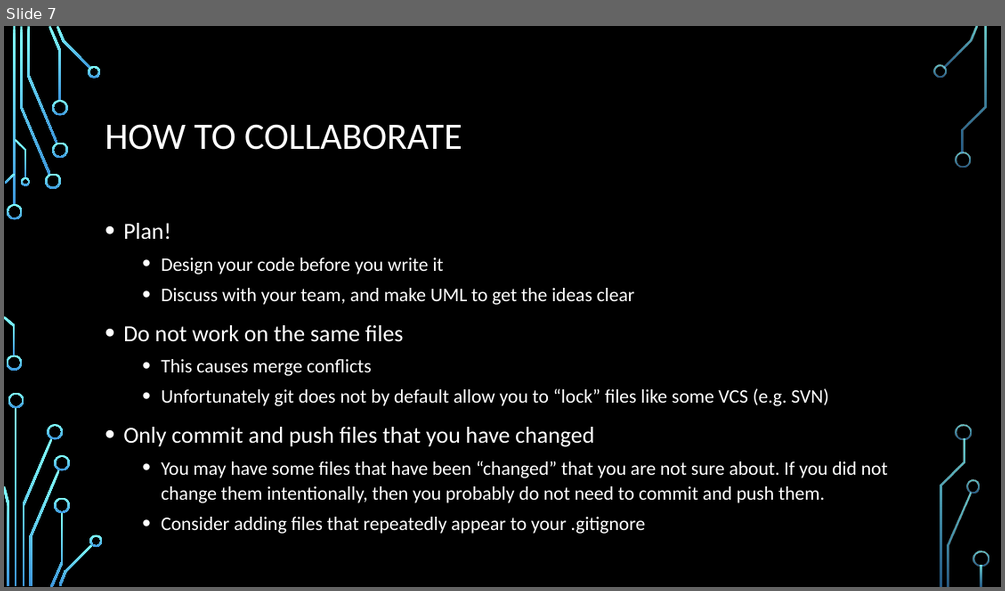
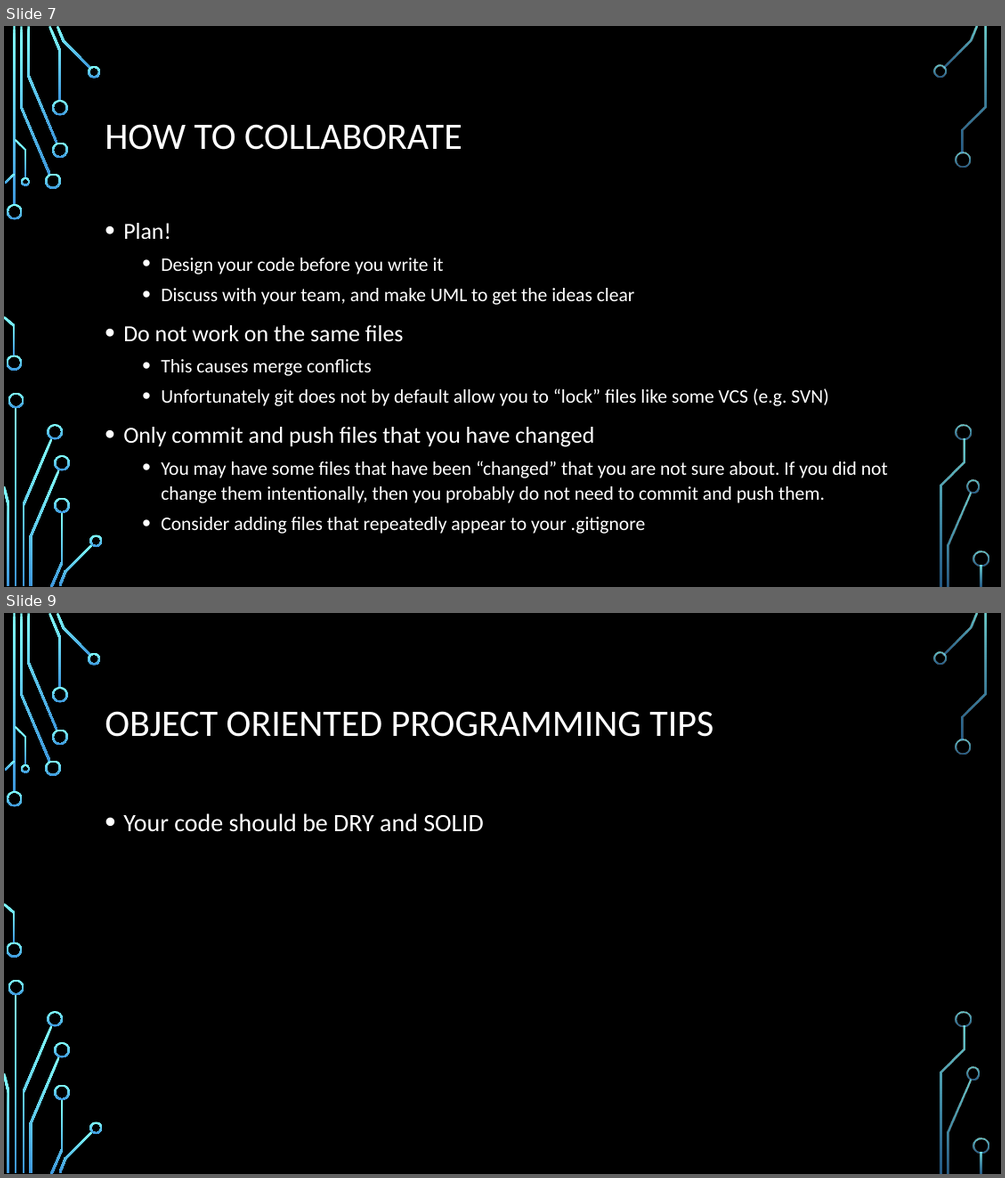
Before and after one commit to EoinRaff/Java_Demo, a slide deck: Github Workflow.pptx. Shown one above the other, each under a label of ours: slide 7 before the commit, slides 7 and 9 after it; the slides between them are not shown. The pictures are 1005x591 and 1005x1178 pixels, drawn with LibreOffice and Linux fonts; fonts in the diff are those of the drawing; background and template pictures are left out. Boxes give left, top, right and bottom in pixels: in the first picture for what was removed or moved away, otherwise in the second. Text is boxed around its words. In the diff, an @@ line names an element or a change of style, - is before the commit and + after.

Commit message:
added DRY and SOLID sections to presentation

```diff
--- a/Github Workflow.pptx
+++ b/Github Workflow.pptx
@@ slide 9 added at box(4, 613, 1001, 1174), background picture (left out); not listed: 36 template elements that a slide beside it also shows @@
@@ title added at box(105, 711, 713, 737), 36 pt, text #FFFFFF @@
+OBJECT ORIENTED PROGRAMMING TIPS
@@ text added at box(123, 813, 483, 832), 24 pt, text #FFFFFF @@
+• Your code should be DRY and SOLID
```
Also in this commit, not shown: 2 slides changed, 4 other slides added.
